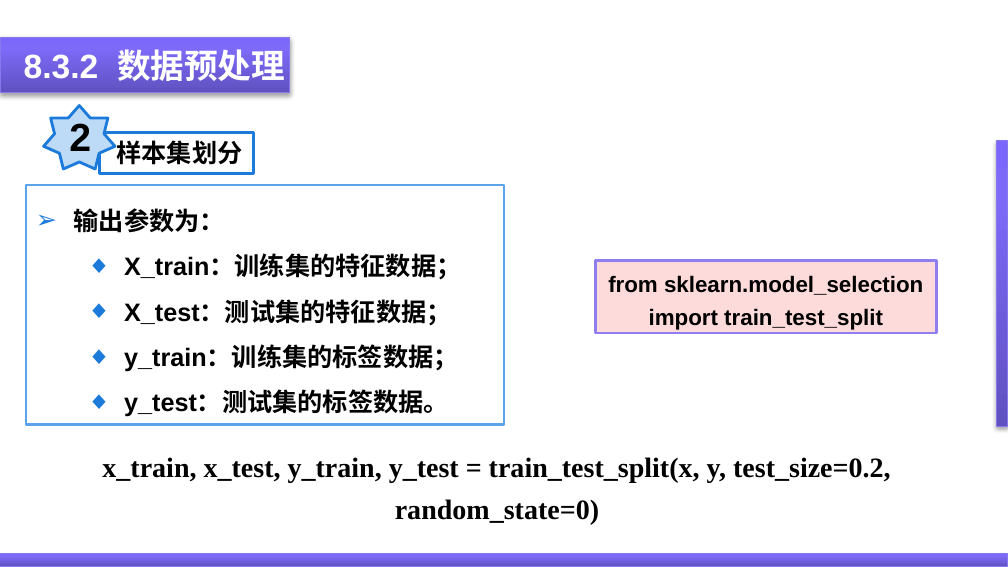
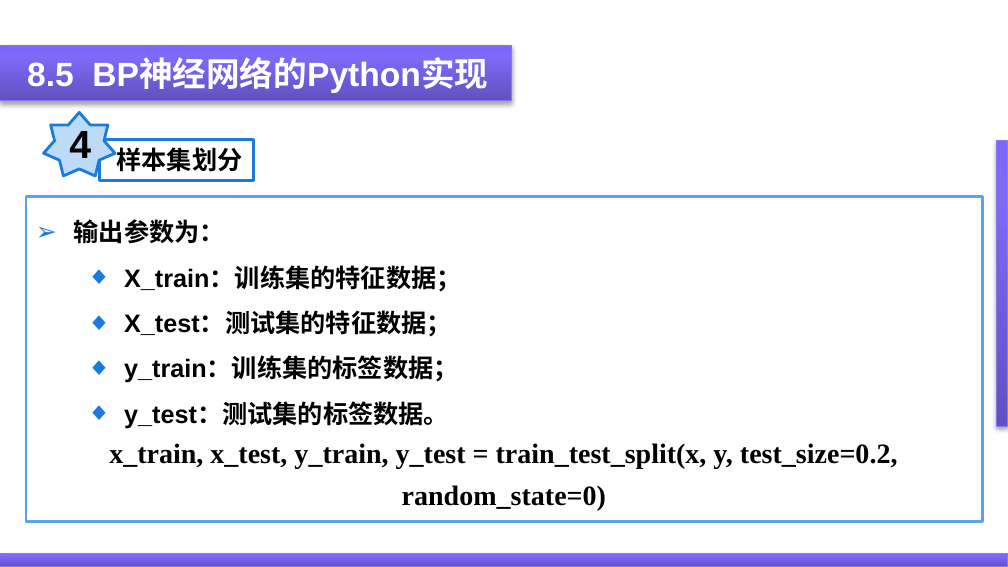
Before and after one commit to ygydq/zncgqjssg, a slide deck: slide 42 of PPT/第8章 神经网络及其在智能传感器系统中的应用.pptx (slide 35 before the commit). Drawn at 1008x567 pixels with LibreOffice and Linux fonts; fonts in the diff are those of the drawing. Boxes give left, top, right and bottom in pixels: in the first picture for what was removed or moved away, otherwise in the second. Text is boxed around its words. In the diff, an @@ line names an element or a change of style, - is before the commit and + after.

```diff
--- a/PPT/第8章 神经网络及其在智能传感器系统中的应用.pptx
+++ b/PPT/第8章 神经网络及其在智能传感器系统中的应用.pptx
@@ rectangle: place and size @@
-rectangle at (0, 37, 289, 93)
+rectangle at (0, 45, 512, 101)
@@ text removed at (24, 49, 285, 87) @@
-8.3.2 数据预处理
@@ text added at (27, 59, 488, 93), 24 pt, text #FFFFFF, bold @@
+8.5 BP神经网络的Python实现
@@ star "4": place and size @@
-star "4" at (43, 106, 115, 169)
+star "4" at (43, 113, 115, 176)
@@ text in star at (69, 131, 91, 158): text changed @@
-2
+4
@@ rectangle "样本集划分": place and size @@
-rectangle "样本集划分" at (99, 133, 254, 173)
+rectangle "样本集划分" at (99, 139, 254, 179)
@@ rectangle "输出参数为：": place and size @@
-rectangle "输出参数为：" at (26, 185, 504, 424)
+rectangle "输出参数为：" at (26, 197, 983, 522)
@@ rectangle removed at (596, 260, 937, 333) @@
-from sklearn.model_selection import train_test_split
@@ text "x_train, x_test, y_train, y_test = ...": place and size @@
-text "x_train, x_test, y_train, y_test = ..." at (102, 457, 891, 524)
+text "x_train, x_test, y_train, y_test = ..." at (109, 443, 898, 511)
```
Also in this commit, not shown: 19 other slides changed, 9 slides added, 7 slides removed.
